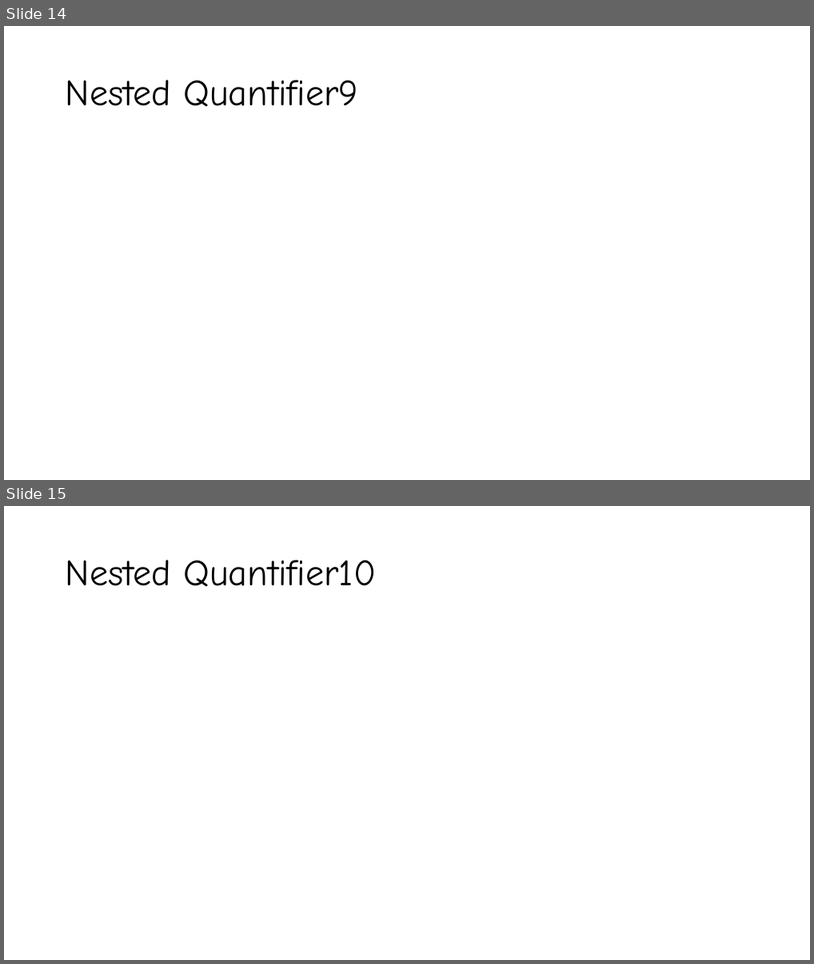
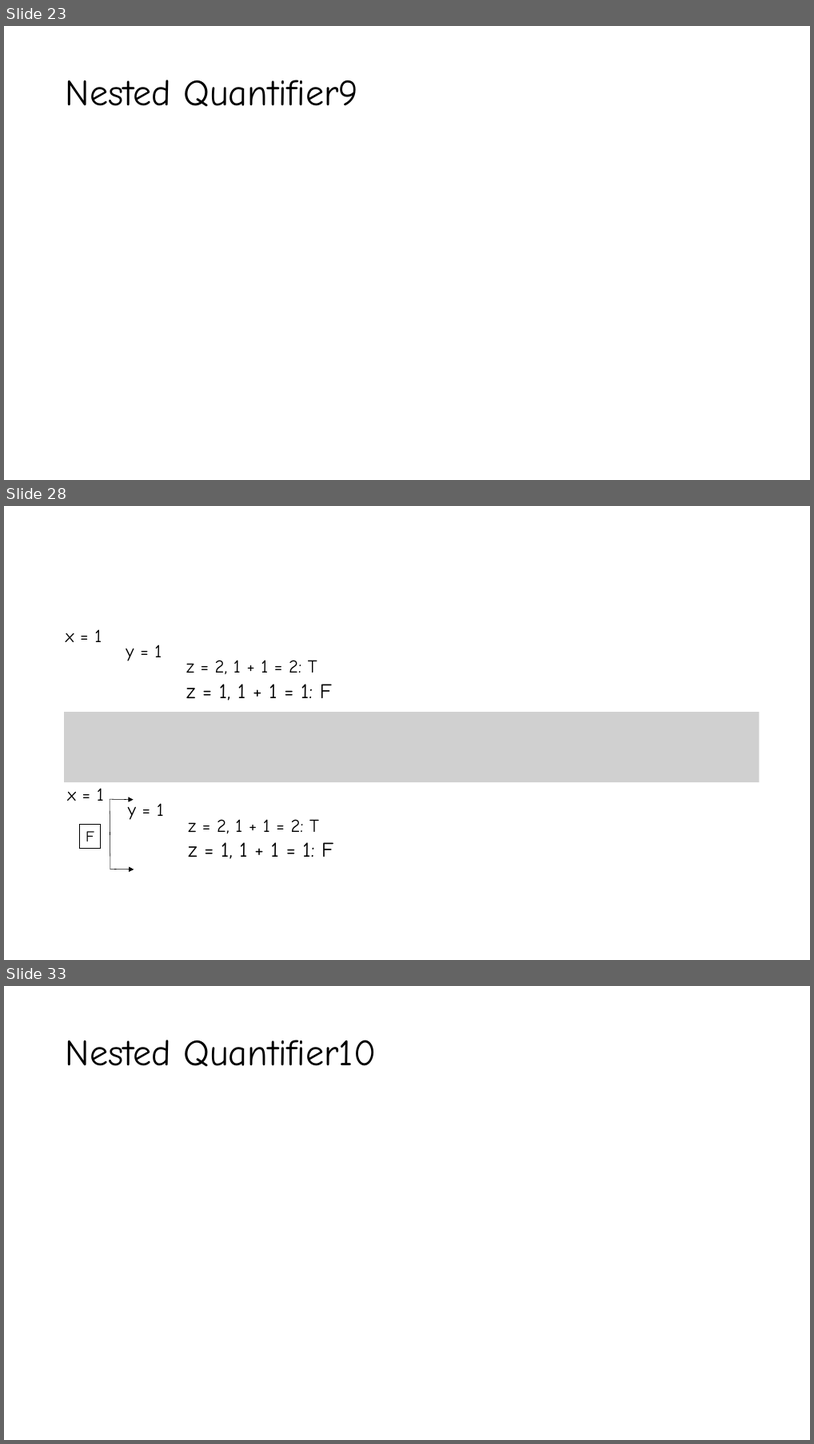
Before and after one commit to YeasirRayhanPrince/yeasirrayhanprince.github.io, a slide deck: cse106/slides/2. Predicate.pptx. Shown one above the other, each under a label of ours: slides 14 and 15 before the commit, slides 23, 28 and 33 after it; the slides between them are not shown. The pictures are 814x964 and 814x1444 pixels, drawn with LibreOffice and Linux fonts; fonts in the diff are those of the drawing; grey boxes stand for pictures. Boxes give left, top, right and bottom in pixels: in the first picture for what was removed or moved away, otherwise in the second. Text is boxed around its words. In the diff, an @@ line names an element or a change of style, - is before the commit and + after.

```diff
--- a/cse106/slides/2. Predicate.pptx
+++ b/cse106/slides/2. Predicate.pptx
@@ slide 28 added at (4,506,810,960), background #FFFFFF @@
@@ text added at (66,629,332,700), 21.7 pt, text #000000 @@
+x = 1
+y = 1
+z = 2, 1 + 1 = 2: T
+z = 1, 1 + 1 = 1: F
@@ picture added at (64,712,759,783) @@
@@ text added at (67,788,334,859), 21.7 pt, text #000000 @@
+x = 1
+y = 1
+z = 2, 1 + 1 = 2: T
+z = 1, 1 + 1 = 1: F
@@ line added from (110, 799) to (110, 869), #000000 0.5 pt @@
@@ arrow added from (110, 799) to (134, 800), #000000 0.5 pt @@
@@ rectangle added at (80,824,101,848), outline #000000 0.75 pt, 18 pt, text #000000 @@
+F
@@ line added from (98, 832) to (98, 832), #4472C4 0.5 pt @@
@@ arrow added from (110, 869) to (134, 869), #000000 0.5 pt @@
@@ what was slide 14 is now slide 23 @@
@@ what was slide 15 is now slide 33 @@
```
Also in this commit, not shown: 18 other slides added, 5 other files.
